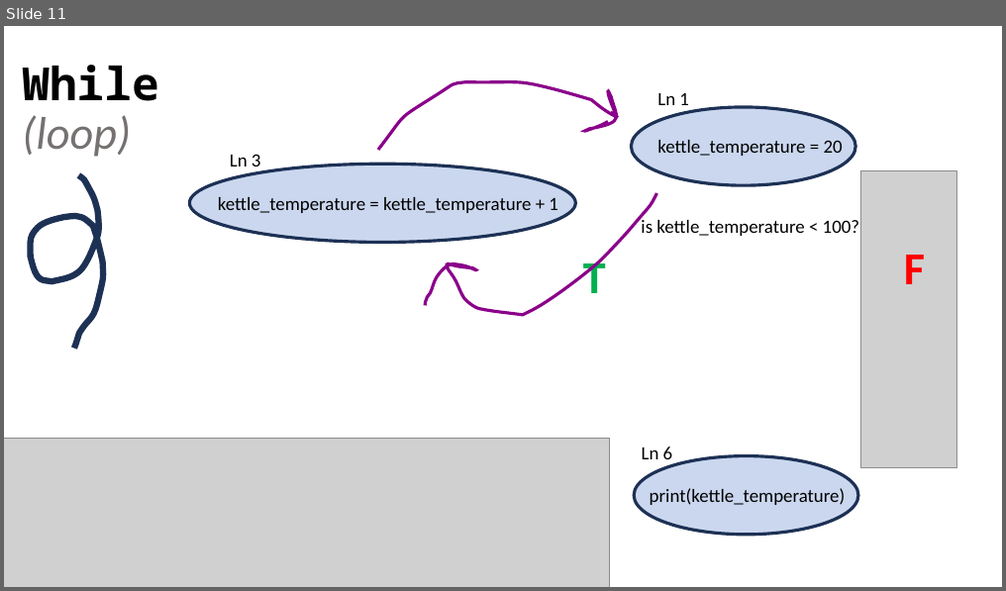
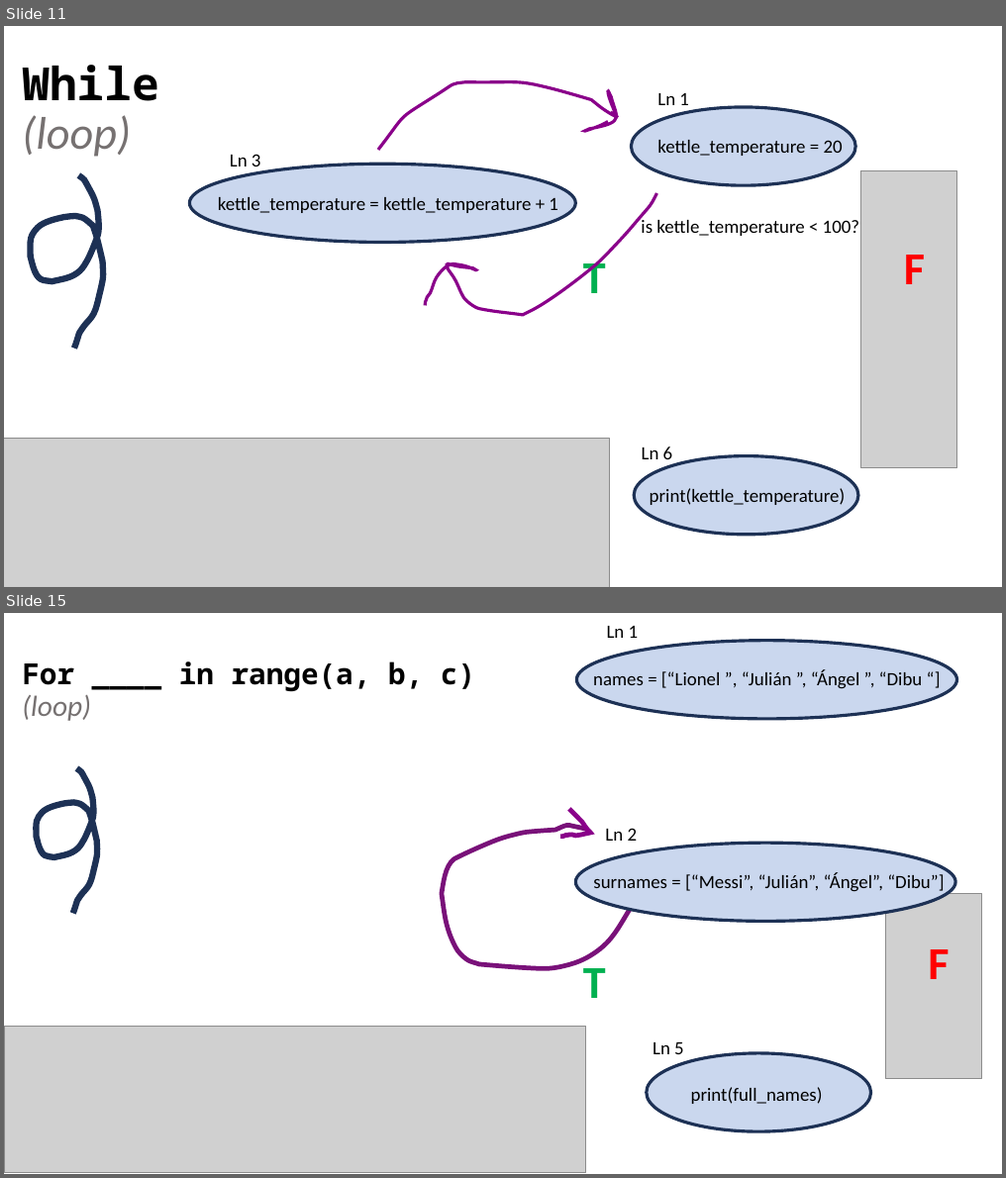
Before and after one commit to SUPERNOOB20/Python-Games-for-Kids, a slide deck: Python/CONTROL FLOW STRUCTURES (lessons #7 - )/PowerPoints & PDFs/Lesson +#7 - Making decisions (CFGs) v2.pptx. Shown one above the other, each under a label of ours: slide 11 before the commit, slides 11 and 15 after it; the slides between them are not shown. The pictures are 1006x591 and 1006x1178 pixels, drawn with LibreOffice and Linux fonts; fonts in the diff are those of the drawing; grey boxes stand for pictures. Boxes give left, top, right and bottom in pixels: in the first picture for what was removed or moved away, otherwise in the second. Text is boxed around its words. In the diff, an @@ line names an element or a change of style, - is before the commit and + after.

```diff
--- a/Python/CONTROL FLOW STRUCTURES (lessons #7 - )/PowerPoints & PDFs/Lesson +#7 - Making decisions (CFGs) v2.pptx
+++ b/Python/CONTROL FLOW STRUCTURES (lessons #7 - )/PowerPoints & PDFs/Lesson +#7 - Making decisions (CFGs) v2.pptx
@@ slide 15 added at <box>4,613,1002,1174</box>, background #FFFFFF @@
@@ ellipse added at <box>576,641,957,719</box>, fill #CAD7EE, outline #1E3256 3 pt @@
@@ text added at <box>607,626,639,638</box>, 18 pt, text #000000 @@
+Ln 1
@@ text added at <box>22,662,475,721</box>, 28 pt, text #000000, bold @@
+For ____ in range(a, b, c)
+(loop)
@@ text added at <box>593,670,923,689</box>, 18 pt, text #000000 @@
+names = [“Lionel ”, “Julián ”, “Ángel ”, “Dibu “]
@@ freeform shape added at <box>37,768,98,914</box>, outline #1E3256 6 pt @@
@@ freeform shape added at <box>424,793,653,1003</box>, outline #791179 4.5 pt @@
@@ freeform shape added at <box>553,809,595,849</box>, outline #8A008A 4.5 pt @@
@@ ellipse added at <box>576,843,956,922</box>, fill #CAD7EE, outline #1E3256 3 pt @@
@@ text added at <box>605,828,638,841</box>, 18 pt, text #000000 @@
+Ln 2
@@ text added at <box>593,872,944,892</box>, 18 pt, text #000000 @@
+surnames = [“Messi”, “Julián”, “Ángel”, “Dibu”]
@@ picture added at <box>885,894,982,1078</box> @@
@@ text added at <box>583,959,606,998</box>, 44 pt, text #00B050, bold @@
+T
@@ text added at <box>928,950,948,979</box>, 44 pt, text #FF0000, bold @@
+F
@@ picture added at <box>4,1026,586,1173</box> @@
@@ ellipse added at <box>647,1054,871,1133</box>, fill #CAD7EE, outline #1E3256 3 pt @@
@@ text added at <box>652,1043,684,1055</box>, 18 pt, text #000000 @@
+Ln 5
@@ text added at <box>691,1087,823,1104</box>, 18 pt, text #000000 @@
+print(full_names)
```
Also in this commit, not shown: 3 slides changed, 1 other slide added, 18 other files.
